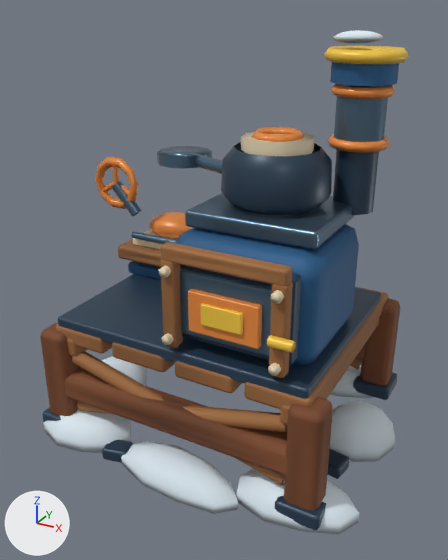
Before and after pictures for a commit that changed the glTF model HavenlineGodot/assets/stations_v2/cooker_processor.glb.
Camera for both pictures: a 50 mm camera at (1.73, -3.21, 2.59) aimed at (0.02, -0.1, 1.03). Every picture has the same lights, and +X, +Y and +Z are marked at lower left. The picture after the commit comes second. Vertices at exactly the same position are counted once.

Names of what the first picture shows: 'cooker_processor'.
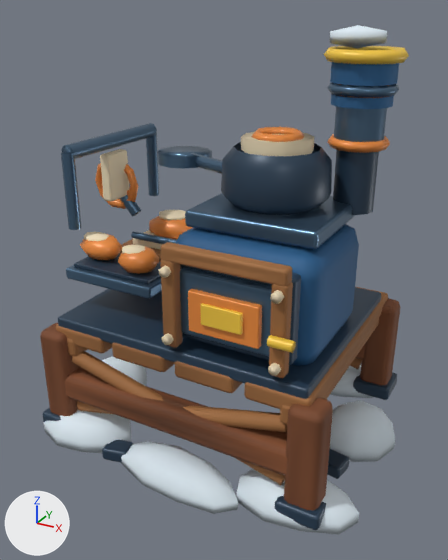
Patch to the scene script:
```diff
--- a/HavenlineGodot/assets/stations_v2/cooker_processor.glb.py
+++ b/HavenlineGodot/assets/stations_v2/cooker_processor.glb.py
@@ me_cooker_processor @@
 # used by ob_cooker_processor; location = (0.0, 0.0, 0.0)
-me_cooker_processor.from_pydata(...)  # 4424 vertices, 8376 faces; spans x -1.11..1.13, y -0.94..0.94, z -0.04..2.48
+me_cooker_processor.from_pydata(...)  # 4786 vertices, 9056 faces; spans x -1.11..1.13, y -0.94..0.94, z -0.04..2.5
+# me_cooker_processor part 1: the loose piece of 56 vertices spanning x -0.81..-0.29, y 0.07..0.49, z 1.06..1.12 is copied, and the copy is scaled about its middle by (1.1, 0.675, 0.436), then moved by (0.01, -0.66, 0.03), in mat_hl_dark; it spans x -0.82..-0.26, y -0.52..-0.24, z 1.11..1.13
+# me_cooker_processor part 2: a new loose piece, a 14-sided cylinder along z spanning x 0.532..0.868, y 0.056..0.384, z 2.102..2.158, in mat_hl_blue
+# me_cooker_processor part 3: the loose piece of 56 vertices spanning x -0.81..-0.29, y 0.07..0.49, z 1.06..1.12 is copied, and the copy is scaled about its middle by (1.23, 0.839, 1.36), then moved by (0.01, -0.66, -0.02), in mat_hl_metal; it spans x -0.86..-0.22, y -0.56..-0.2, z 1.03..1.11
+# me_cooker_processor part 4: the loose piece of 86 vertices spanning x 0.53..0.77, y 0.15..0.34, z 2.41..2.48 is rebuilt with 20 vertices and now spans x 0.5..0.79, y 0.13..0.36, z 2.39..2.5
+# me_cooker_processor part 5: the loose piece of 62 vertices spanning x -0.78..-0.38, y 0.14..0.42, z 1.09..1.27 is rebuilt with 50 vertices and now spans x -0.78..-0.38, y 0.15..0.41, z 1.08..1.26
+# me_cooker_processor part 6: a new loose piece of 70 vertices spanning x 0.51..0.89, y 0.03..0.41, z 2.16..2.22, in mat_hl_metal
+# me_cooker_processor part 7: a new loose piece of 56 vertices spanning x -0.9..-0.82, y -0.1..0.1, z 1.41..1.73, in mat_hl_cream
+# me_cooker_processor part 8: a new loose piece of 54 vertices spanning x -0.91..-0.81, y -0.47..0.47, z 1.33..1.85, in mat_hl_metal
+# me_cooker_processor part 9: a new loose piece of 32 vertices spanning x -0.89..-0.57, y -0.47..-0.23, z 1.12..1.28, in mat_hl_orange
+# me_cooker_processor part 10: a new loose piece of 32 vertices spanning x -0.52..-0.26, y -0.54..-0.3, z 1.12..1.28, in mat_hl_orange
+# me_cooker_processor part 11: a new loose piece of 18 vertices spanning x -0.71..-0.49, y 0.2..0.38, z 1.22..1.28, in mat_hl_cream
+# me_cooker_processor part 12: a new loose piece of 18 vertices spanning x -0.85..-0.67, y -0.42..-0.3, z 1.23..1.29, in mat_hl_cream
+# me_cooker_processor part 13: a new loose piece of 18 vertices spanning x -0.49..-0.34, y -0.49..-0.37, z 1.23..1.29, in mat_hl_cream
+# me_cooker_processor part 14: 396 kept faces spanning x -0.95..0.84, y -0.67..0.41, z 0.94..2.2 get new vertex colours
 me_cooker_processor.materials.append(mat_hl_snow)
```

What differs and where, as boxes [x1, y1, x2, y2] in the pictures (448 x 560 px):
'cooker_processor', reshaped
    before: [40, 30, 409, 535]
    after: [40, 25, 409, 535]
part 1 of me_cooker_processor, added (blue)
    after: [74, 253, 161, 284]
part 2 of me_cooker_processor, added (blue)
    after: [331, 94, 394, 109]
part 3 of me_cooker_processor, added (blue)
    after: [66, 265, 162, 299]
part 4 of me_cooker_processor, rebuilt (16% wider, 71% taller)
    before: [334, 30, 383, 43]
    after: [330, 25, 387, 48]
part 5 of me_cooker_processor, rebuilt
    before: [149, 212, 193, 239]
    after: [149, 216, 193, 239]
part 6 of me_cooker_processor, added (blue)
    after: [327, 82, 399, 97]
part 7 of me_cooker_processor, added (brown)
    after: [100, 149, 129, 201]
part 8 of me_cooker_processor, added (blue)
    after: [61, 123, 159, 230]
part 9 of me_cooker_processor, added (orange)
    after: [80, 233, 122, 260]
part 10 of me_cooker_processor, added (orange)
    after: [118, 247, 159, 274]
part 11 of me_cooker_processor, added
    after: [159, 210, 186, 221]
part 12 of me_cooker_processor, added
    after: [84, 232, 109, 241]
part 13 of me_cooker_processor, added
    after: [122, 245, 145, 254]
part 14 of me_cooker_processor, edited (looks the same)
    both: [119, 84, 387, 356]
